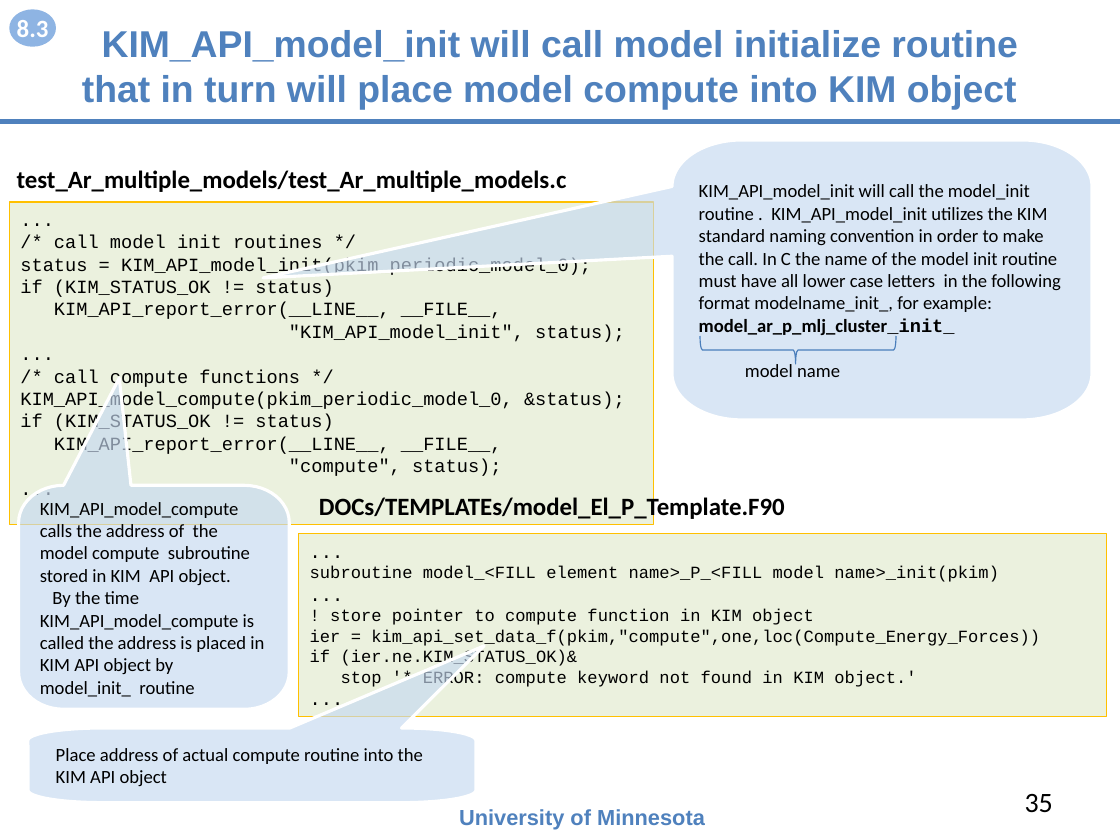
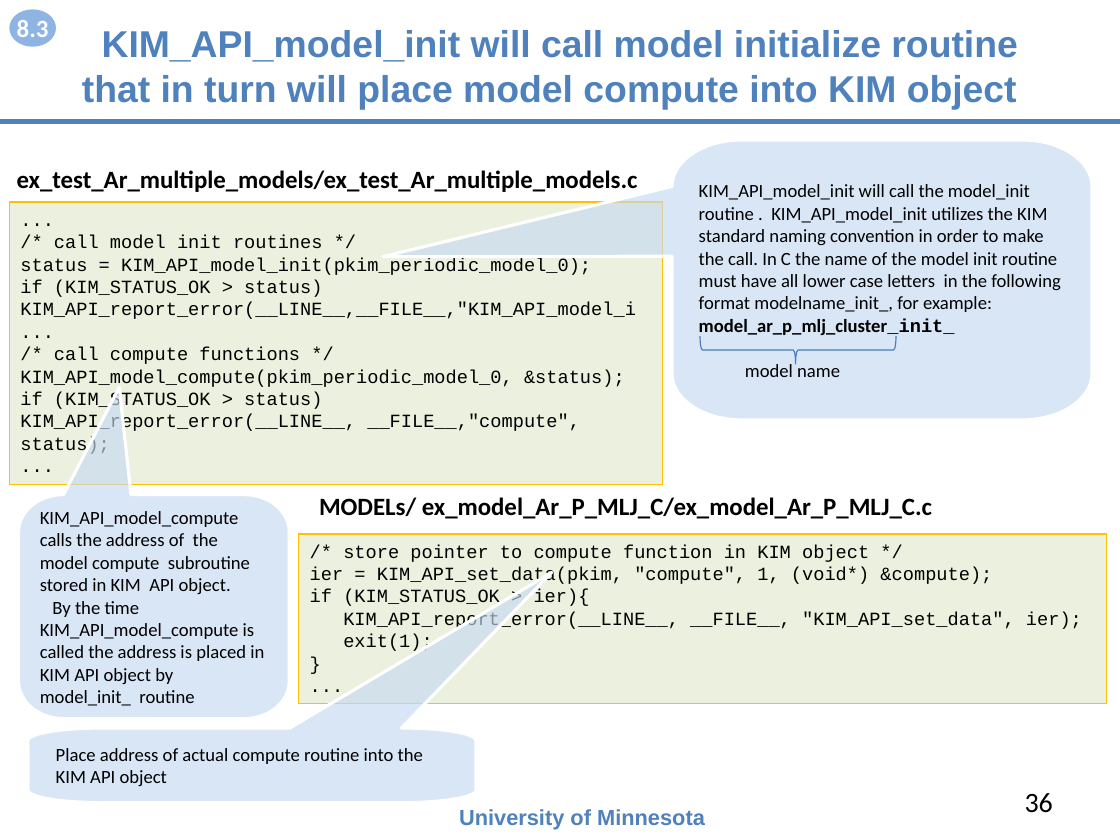
Before and after one commit to openkim/kim-api, a slide deck: slide 36 of DOCs/openkim-api-introduction.pptx (slide 35 before the commit). Drawn at 1120x840 pixels with LibreOffice and Linux fonts; fonts in the diff are those of the drawing. Boxes give left, top, right and bottom in pixels: in the first picture for what was removed or moved away, otherwise in the second. Text is boxed around its words. In the diff, an @@ line names an element or a change of style, - is before the commit and + after.

```diff
--- a/DOCs/openkim-api-introduction.pptx
+++ b/DOCs/openkim-api-introduction.pptx
@@ text at [17,170,638,192]: text changed @@
-test_Ar_multiple_models/test_Ar_multiple_models.c
+ex_test_Ar_multiple_models/ex_test_Ar_multiple_models.c
@@ rectangle "...": place and size @@
-rectangle "..." at [9,202,653,524]
+rectangle "..." at [9,202,662,484]
@@ text in rectangle at [20,280,636,319]: text changed @@
-if (KIM_STATUS_OK != status)
-KIM_API_report_error(__LINE__, __FILE__,
-"KIM_API_model_init", status);
+if (KIM_STATUS_OK > status) KIM_API_report_error(__LINE__,__FILE__,"KIM_API_model_i
@@ text in rectangle at [20,392,580,454]: text changed @@
-if (KIM_STATUS_OK != status)
-KIM_API_report_error(__LINE__, __FILE__,
-"compute", status);
+if (KIM_STATUS_OK > status) KIM_API_report_error(__LINE__, __FILE__,"compute", status);
@@ freeform shape "KIM_API_model_compute calls the address of ...": place and size @@
-freeform shape "KIM_API_model_compute calls the address of ..." at [19,485,290,709]
+freeform shape "KIM_API_model_compute calls the address of ..." at [19,495,290,719]
@@ text at [319,497,932,519]: text changed @@
-DOCs/TEMPLATEs/model_El_P_Template.F90
+MODELs/ ex_model_Ar_P_MLJ_C/ex_model_Ar_P_MLJ_C.c
@@ rectangle "/* store pointer to compute ...": place and size @@
-rectangle "/* store pointer to compute ..." at [299,534,1107,717]
+rectangle "/* store pointer to compute ..." at [299,534,1107,703]
@@ text in rectangle at [310,545,1082,651]: paragraphs added @@
+/* store pointer to compute function in KIM object */
+ier = KIM_API_set_data(pkim, "compute", 1, (void*) &compute);
+if (KIM_STATUS_OK > ier){
+KIM_API_report_error(__LINE__, __FILE__, "KIM_API_set_data", ier);
+exit(1);
+}
@@ text in rectangle at [310,566,1040,688]: paragraphs removed @@
-subroutine model_<FILL element name>_P_<FILL model name>_init(pkim)
-...
-! store pointer to compute function in KIM object
-ier = kim_api_set_data_f(pkim,"compute",one,loc(Compute_Energy_Forces))
-if (ier.ne.KIM_STATUS_OK)&
-stop '* ERROR: compute keyword not found in KIM object.'
-...
@@ page number at [1025,793,1053,813]: text changed @@
-35
+36
```
Also in this commit, not shown: 20 other slides changed, 2 slides added, 2 slides removed, 1 other file.
